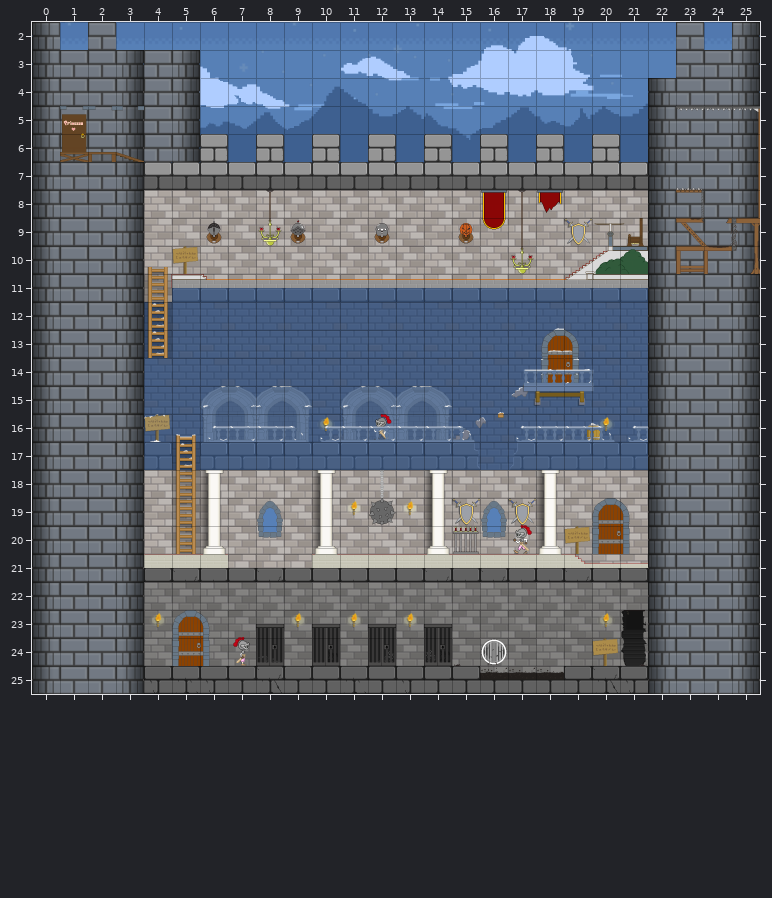
An edit to a level. Tiled map, castle_game/Tiled/Tiled_castle_game.tmx. The picture above was drawn from the file before the commit.
Cells are 84x84 px. Shown: x 0..25, y 2..25.
The result:
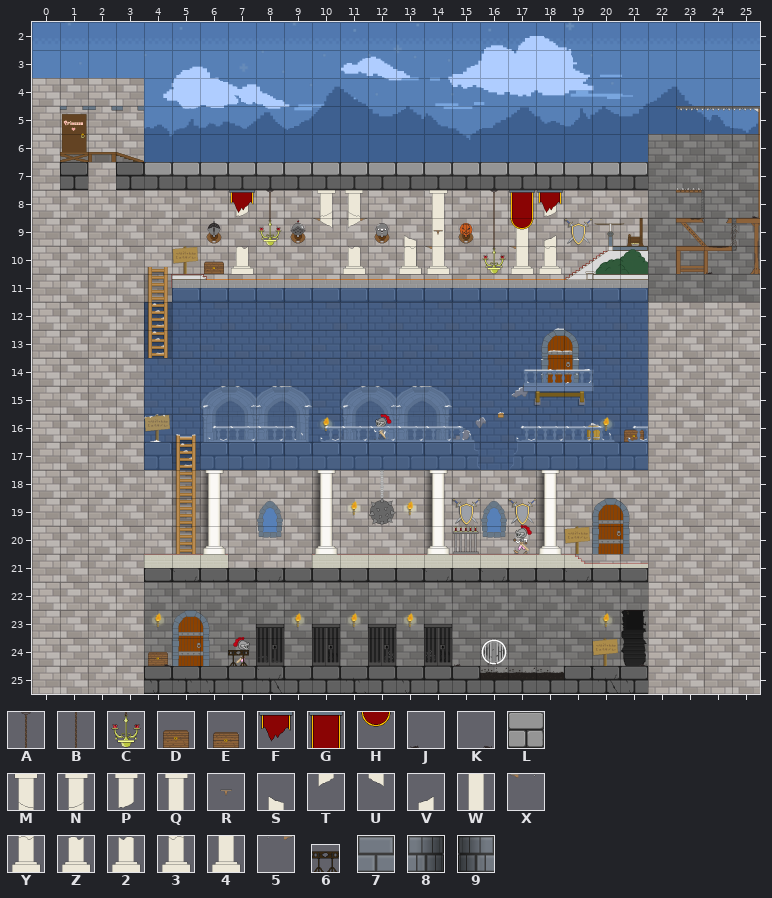
Key: from "chandelier": A 0, B 1, C 2; from "coffre": D 0, E 1; from "drapeau": F 0, G 1, H 3; from "egout": J 1, K 3; from "mirador": L 0; from "pillar_trone": M 1, N 2, P 3, Q 4, R 5, S 6, T 7, U 8, V 9, W 10, X 11, Y 12, Z 13, 2 14, 3 15, 4 16, 5 17; from "prison64": 6 1 "piloris"; from "tiled_castle": 7 0; from "tiled_castle_round": 8 0; from "tiled_castle_round2": 9 0.
_ is an empty cell, . an unchanged one.
Tiles of an added or newly shown layer are drawn over the layers below it.
Log entry: je commit putAin!
The edit:
--- layer "outside_walls" (now hidden)
@@ x 0..25 @@
- 2 9.7....................7.8
- 3 977878.................778
- 4 977878................9778
- 5 977878................9778
- 6 977878L.L.L.L.L.L.L.L.9778
- 7 9778..................9778
- 8 9778..................9778
- 9 9778..................9778
-10 9778..................9778
-11 9778..................9778
-12 9778..................9778
-13 9778..................9778
-14 9778..................9778
-15 9778..................9778
-16 9778..................9778
-17 9778..................9778
-18 9778..................9778
-19 9778..................9778
-20 9778..................9778
-21 9778..................9778
-22 9778..................9778
-23 9778..................9778
-24 9778..................9778
-25 9778..................9778
+ 2 _._...................._._
+ 3 ______.................___
+ 4 ______................____
+ 5 ______................____
+ 6 _______._._._._._._._.____
+ 7 ____..................____
+ 8 ____..................____
+ 9 ____..................____
+10 ____..................____
+11 ____..................____
+12 ____..................____
+13 ____..................____
+14 ____..................____
+15 ____..................____
+16 ____..................____
+17 ____..................____
+18 ____..................____
+19 ____..................____
+20 ____..................____
+21 ____..................____
+22 ____..................____
+23 ____..................____
+24 ____..................____
+25 ____..................____
--- layer "perso"
@@ x 16..18 @@
- 8 G.F
- 9 H..
+ 8 _._
+ 9 _..
--- layer "Calque 7"
@@ x 21..21 @@
-16 _
+16 E
--- layer "prison"
@@ x 4..4 @@
-24 _
+24 D
--- layer "salle_du_trone"
@@ x 6..18 @@
- 8 ._..__...._A_
- 9 ....__.._._B_
-10 __.....__._C_
+ 8 .P..NM....AQP
+ 9 ....XT..W.BWV
+10 EZ.....Z4.C43
--- layer "cage"
@@ x 25..25 @@
- 8 _
+ 8 K
@@ x 24..24 @@
-10 _
+10 J
@@ x 4..7 @@
-24 _.._
+24 K..6
--- layer "avt-trone" (added)
@@ x 7..18 @@
- 8 _......_..__
- 9 ...__.__.._.
-10 ...._.__.._.
+ 8 F......Q..GF
+ 9 ...U5.SR..H.
+10 ....2.YX..X.
